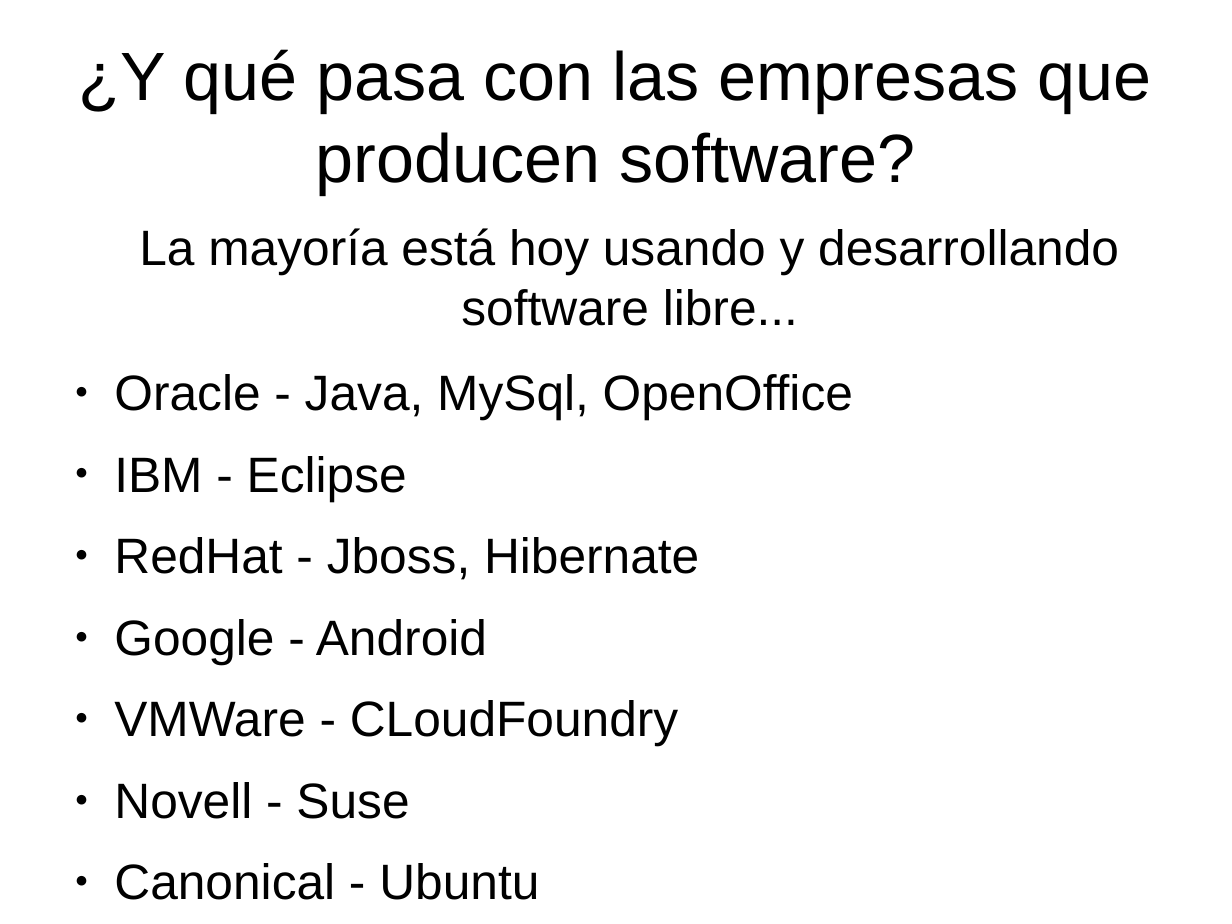
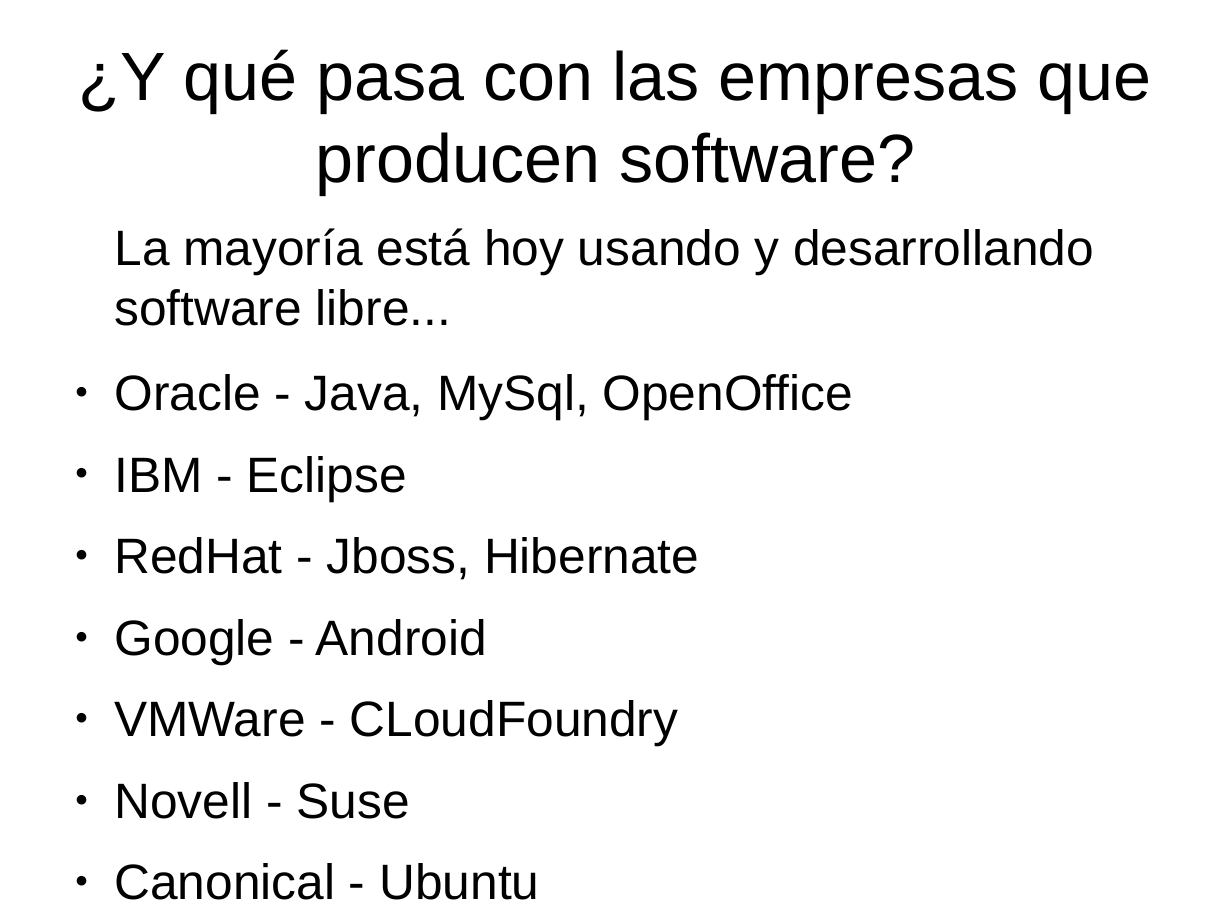
Before and after one commit to opensas/floss-demo, a slide deck: slide 10 of docs/TallerSL.odp (slide 5 before the commit). Drawn at 1232x924 pixels with LibreOffice and Linux fonts; fonts in the diff are those of the drawing. Boxes give left, top, right and bottom in pixels: in the first picture for what was removed or moved away, otherwise in the second. Text is boxed around its words. In the diff, an @@ line names an element or a change of style, - is before the commit and + after.

```diff
--- a/docs/TallerSL.odp
+++ b/docs/TallerSL.odp
@@ text "La mayoría está hoy usando ..." at [114,228,1094,326]: alignment centre to left @@
```
Also in this commit, not shown: 6 other slides changed, 12 slides added, 2 other files.
